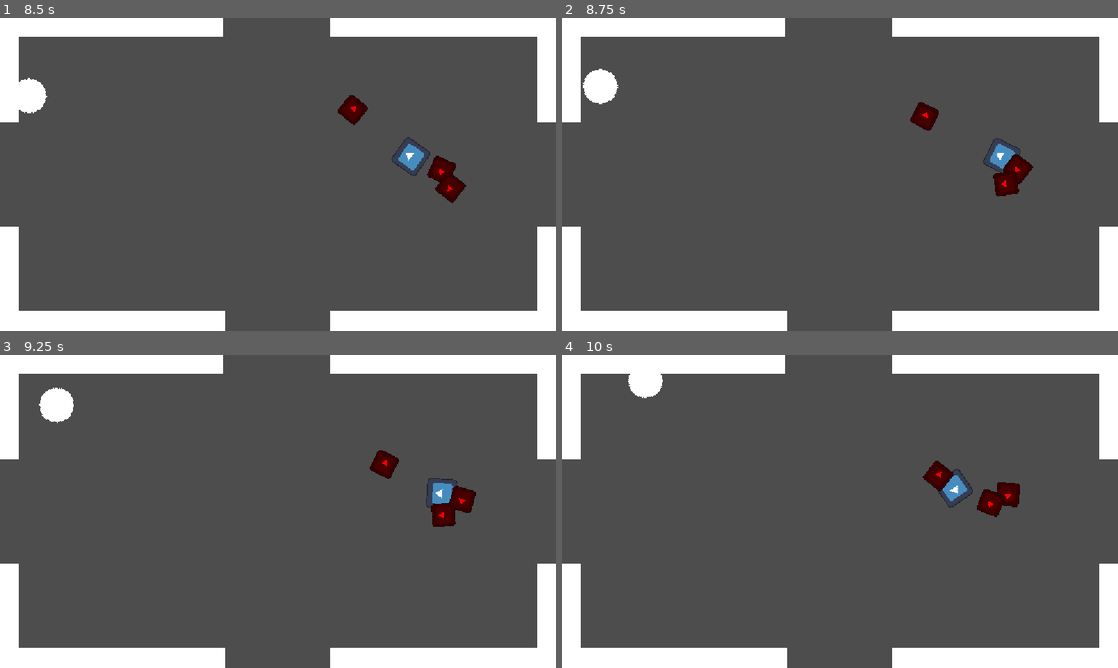
Above: before the commit, frames 1-4 (two rows, left to right).
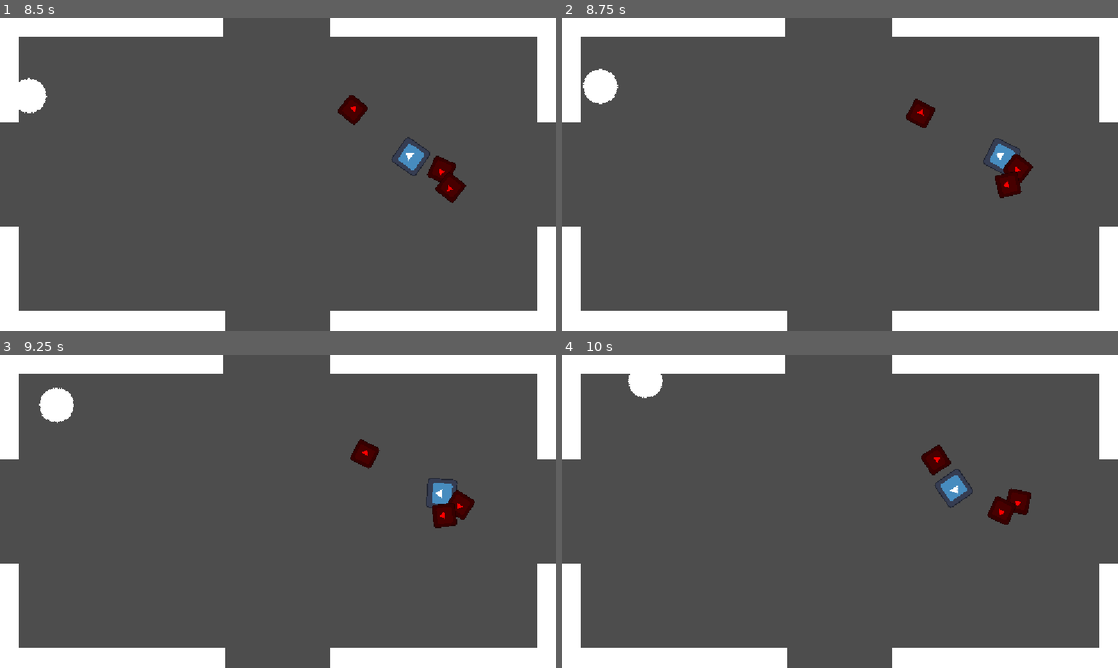
Above: after the commit, the same moments.

Repository: nilstop/BouldersGate
Game: Godot game, scene res://World/world.tscn
Two runs of this game, one before a commit and one after it. Both use one fixed random seed, a clock stepped at 60 frames per second and the inputs below. The engine's default icon, where the game draws it, is replaced by a stand-in: a white triangle on a blue panel in a dark square.
Inputs (mouse positions are in pixels of both pictures, inside the frame that each line leads up to):
- Up to frame 1 (8.5 s): tap Enter at 0.5 s; move the mouse to (400, 158) at 0.52 s; hold D (right) 0.53-1.25 s; hold Space (pick) 0.53-1.25 s; click (400, 158) at 0.67 s; tap W (up) at 0.77, 3.77, 6.77 s; drag from (166, 190) to (378, 165) at 1.27 s; move the mouse to (333, 105) at 2.02 s; hold A (left) 2.03-2.75 s; hold Space (pick) 2.03-2.75 s; tap Backspace at 2.1 s; drag from (250, 237) to (278, 168) at 2.77 s; move the mouse to (444, 221) at 3.52 s; hold D (right) 3.53-4.25 s; hold Space (pick) 3.53-4.25 s; tap F at 3.6 s; drag from (111, 127) to (194, 96) at 4.27 s; move the mouse to (305, 174) at 5.02 s; hold D (right) 5.03-5.75 s; hold Space (pick) 5.03-5.75 s; tap Z at 5.1 s; click (305, 174) at 5.17 s; drag from (194, 96) to (422, 165) at 5.77 s; move the mouse to (400, 158) at 6.52 s; hold A (left) 6.53-7.25 s; hold Space (pick) 6.53-7.25 s; drag from (166, 190) to (505, 202) at 7.27 s; move the mouse to (333, 105) at 8.02 s; hold D (right) from 8.03 s (still down); hold Space (pick) from 8.03 s (still down); tap Delete at 8.1 s
- Up to frame 2 (8.75 s): keep holding D (right); keep holding Space (pick)
- Up to frame 3 (9.25 s): release D (right) at 8.75 s; release Space (pick) at 8.75 s; drag from (250, 574) to (111, 464) at 8.77 s
- Up to frame 4 (10 s): move the mouse to (1006, 558) at 9.52 s; hold A (left) from 9.53 s (still down); hold Space (pick) from 9.53 s (still down); tap Enter at 9.6 s; click (1006, 558) at 9.67 s; tap W (up) at 9.77 s

Frame 1 is identical in both runs. In frame 2, 0.3% of the frame differs, in the area x 61-85%, y 25-58%; in frame 3, 0.8%; in frame 4, 1.1%, in the area x 64-85%, y 28-55%.

Commit message:
getting hit

Diff:
--- a/boulder's-gate/Enemies/basic_enemy.gd
+++ b/boulder's-gate/Enemies/basic_enemy.gd
@@ -6,8 +6,14 @@
 
 @export var speed : int
 
+var speed_multiplier := 1.0
+
 func _physics_process(_delta: float) -> void:
-	velocity = Vector2.RIGHT.rotated(rotation) * speed
+	if Global.p_invisible == true:
+		speed_multiplier = 0.3
+	else:
+		speed_multiplier = 1.0
+	velocity = Vector2.RIGHT.rotated(rotation) * speed * speed_multiplier
 	move_and_slide()
 	check_boulder_collision()
 
--- a/boulder's-gate/Player/player.gd
+++ b/boulder's-gate/Player/player.gd
@@ -3,6 +3,7 @@
 signal hit
 
 @onready var boulder_area: Area2D = $BoulderArea
+@onready var invis_frames: Timer = $InvisFrames
 
 @export var boulder : CharacterBody2D
 @export var speed : int
@@ -58,5 +59,12 @@
 	set_state(States.WALKING)
 	boulder.set_state(boulder.States.ROLLING)
 
+#enemy hits you
 func _on_enemey_area_body_entered(body: Node2D) -> void:
-	emit_signal("hit")
+		if !Global.p_invisible:
+			invis_frames.start()
+			Global.p_invisible = true
+			Global.p_health -= 1
+
+func _on_invis_frames_timeout() -> void:
+	Global.p_invisible = false
--- a/boulder's-gate/Player/player.tscn
+++ b/boulder's-gate/Player/player.tscn
@@ -35,11 +35,15 @@
 position = Vector2(36.25, 0)
 shape = SubResource("RectangleShape2D_btcbx")
 
-[node name="EnemeyArea" type="Area2D" parent="."]
-collision_layer = 8
-collision_mask = 8
+[node name="HitArea" type="Area2D" parent="."]
+collision_layer = 0
+collision_mask = 10
 
-[node name="CollisionShape2D" type="CollisionShape2D" parent="EnemeyArea"]
+[node name="CollisionShape2D" type="CollisionShape2D" parent="HitArea"]
 shape = SubResource("CircleShape2D_btcbx")
 
-[connection signal="body_entered" from="EnemeyArea" to="." method="_on_enemey_area_body_entered"]
+[node name="InvisFrames" type="Timer" parent="."]
+wait_time = 2.0
+
+[connection signal="body_entered" from="HitArea" to="." method="_on_enemey_area_body_entered"]
+[connection signal="timeout" from="InvisFrames" to="." method="_on_invis_frames_timeout"]
--- a/boulder's-gate/World/world.tscn
+++ b/boulder's-gate/World/world.tscn
@@ -84,8 +84,9 @@
 position = Vector2(9, 108)
 shape = SubResource("RectangleShape2D_k8do8")
 
-[node name="EnemySpawner" type="Node2D" parent="."]
+[node name="EnemySpawner" type="Node2D" parent="." node_paths=PackedStringArray("player")]
 script = ExtResource("3_j8job")
+player = NodePath("../Player")
 enemy = ExtResource("2_3f78f")
 
 [node name="MiniWaves" type="Timer" parent="EnemySpawner"]
--- a/boulder's-gate/global.gd
+++ b/boulder's-gate/global.gd
@@ -1,3 +1,4 @@
 extends Node
 
 var p_health : int = 3
+var p_invisible := false
